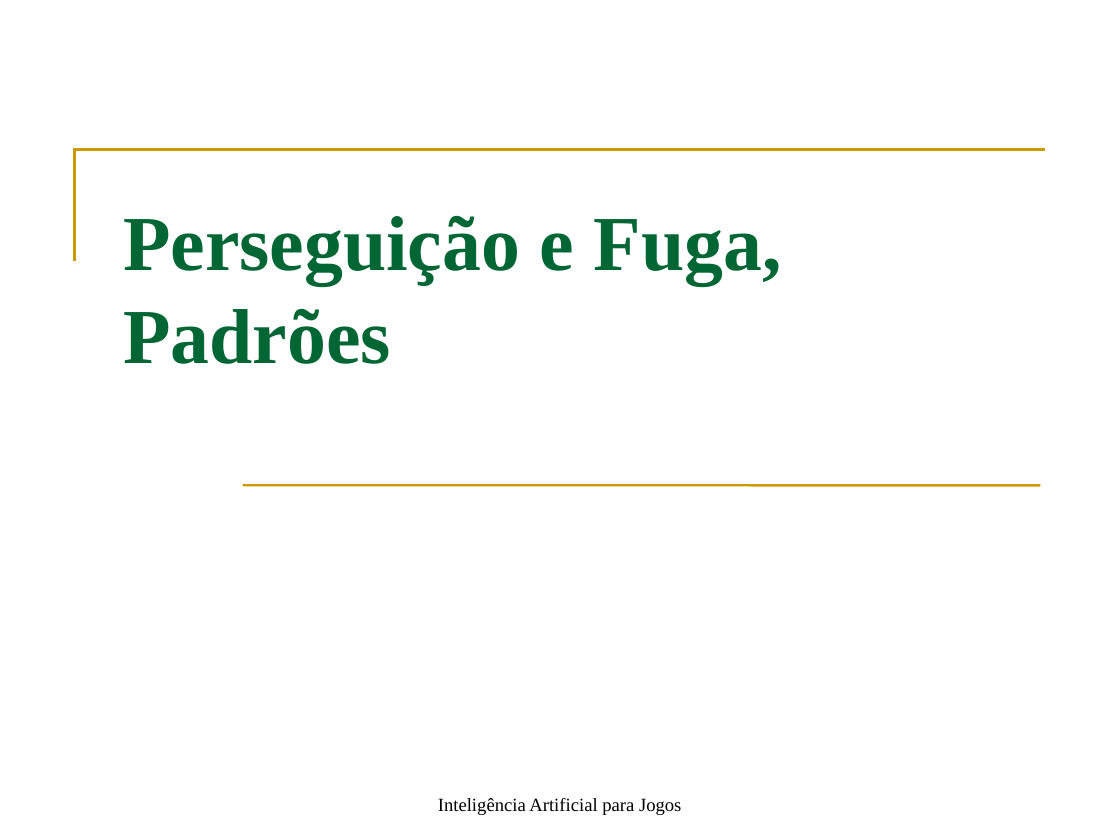
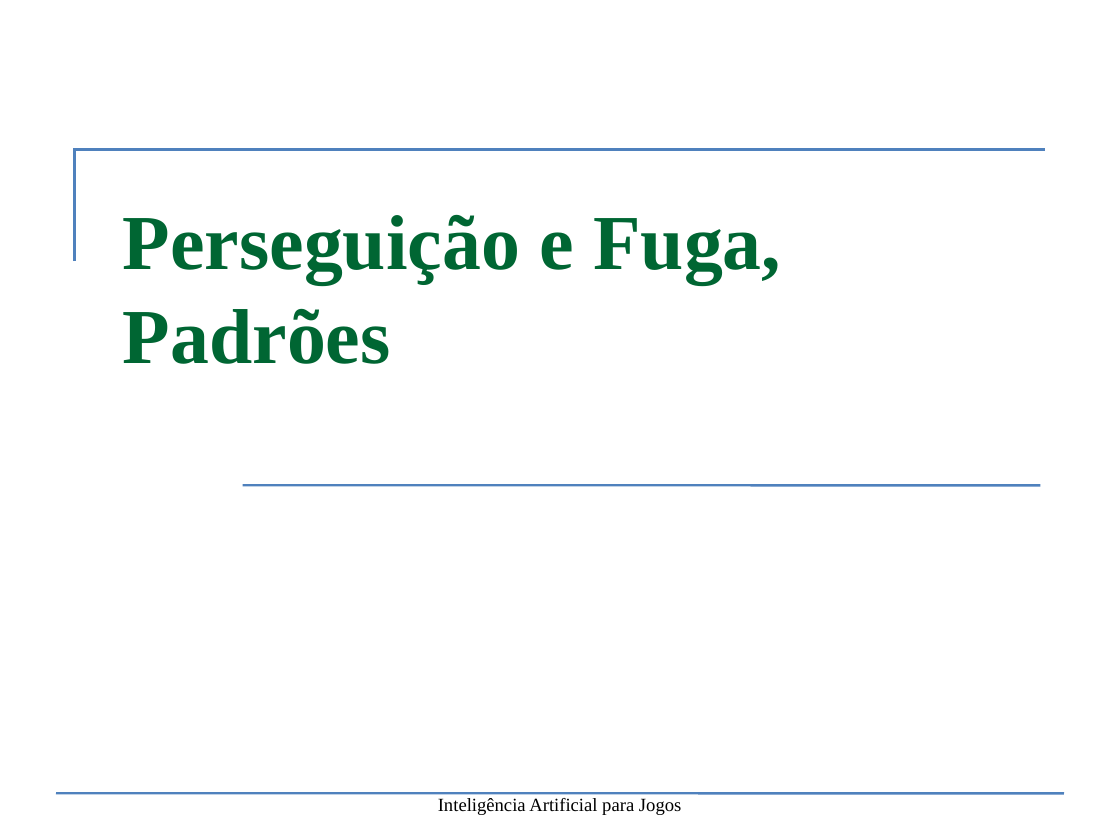
Before and after one commit to fegemo/cefet-games, a slide deck: slide 17 of attachments/IA 03 - Movimentação Simples.pptx (slide 18 before the commit). Drawn at 1120x840 pixels with LibreOffice and Linux fonts; fonts in the diff are those of the drawing. Boxes give left, top, right and bottom in pixels: in the first picture for what was removed or moved away, otherwise in the second. Text is boxed around its words. In the diff, an @@ line names an element or a change of style, - is before the commit and + after.

```diff
--- a/attachments/IA 03 - Movimentação Simples.pptx
+++ b/attachments/IA 03 - Movimentação Simples.pptx
@@ freeform shape at [75, 149, 1046, 261]: outline #CC9900 2 pt to #4F81BD 2.01 pt @@
@@ line (243, 485) - (1040, 485): stroke #CC9900 1.5 pt to #4F81BD 1.5 pt @@
@@ line added from (56, 793) to (1064, 793), #4F81BD 1.5 pt @@
```
Also in this commit, not shown: 43 other slides changed, 42 slides removed, 2 other files.
